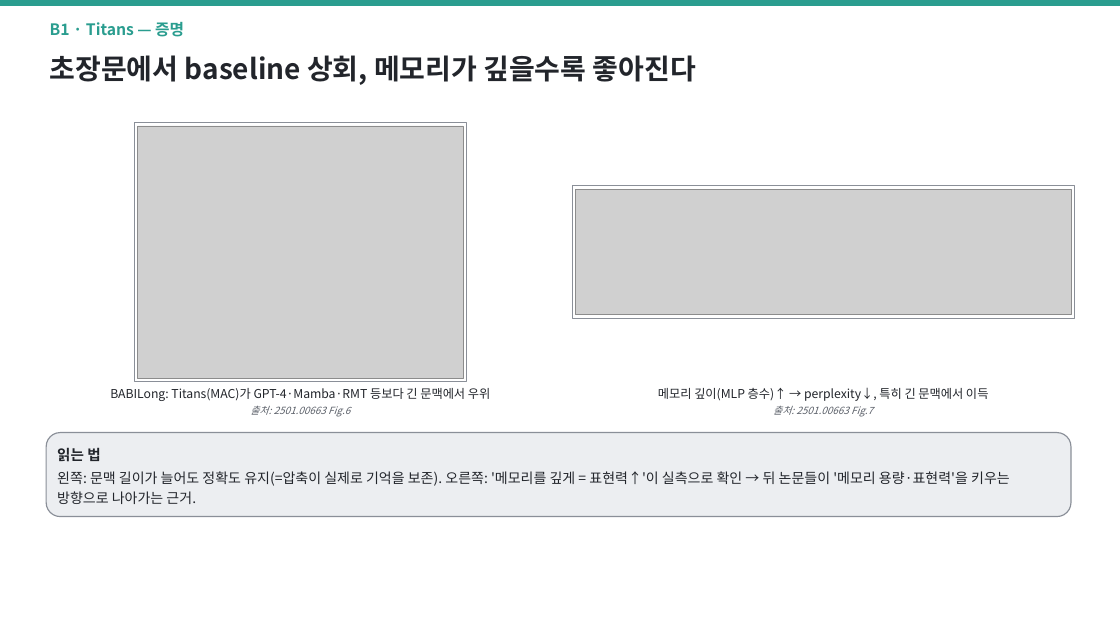
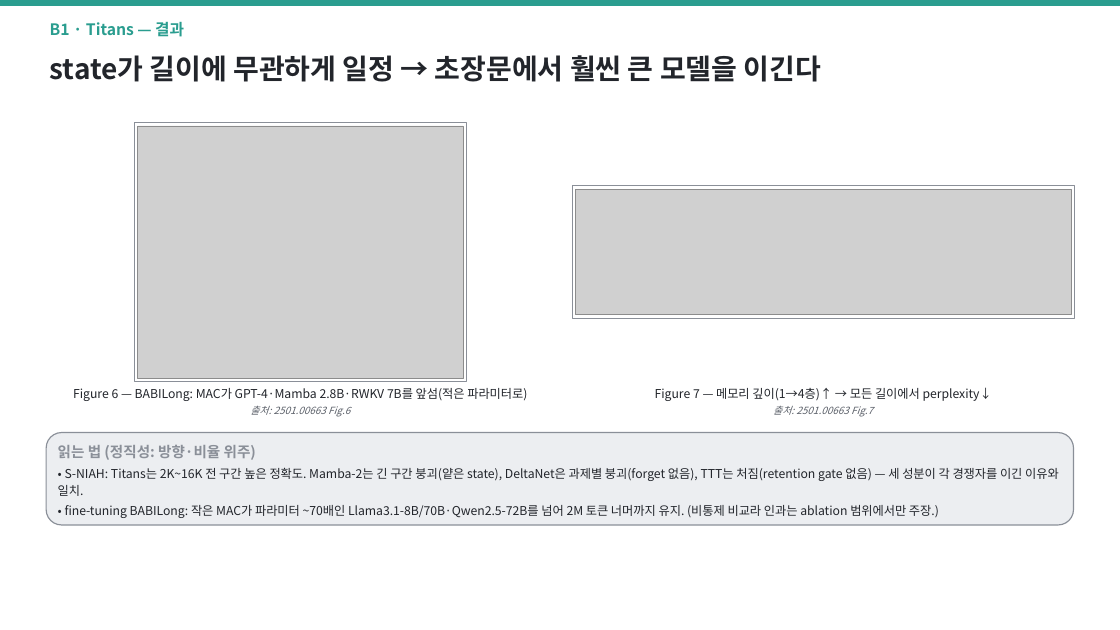
Before and after one commit to jimmylegendary/neural-memory-study, a slide deck: slide 29 of seminar/TTT-seminar.pptx (slide 25 before the commit). Drawn at 1120x630 pixels with LibreOffice and Linux fonts; fonts in the diff are those of the drawing; grey boxes stand for pictures. Boxes give left, top, right and bottom in pixels: in the first picture for what was removed or moved away, otherwise in the second. Text is boxed around its words. In the diff, an @@ line names an element or a change of style, - is before the commit and + after.

```diff
--- a/seminar/TTT-seminar.pptx
+++ b/seminar/TTT-seminar.pptx
@@ text at (x1=50, y1=22, x2=184, y2=37): text changed @@
-B1 · Titans — 증명
+B1 · Titans — 결과
@@ text at (x1=50, y1=55, x2=821, y2=82): text changed @@
-초장문에서 baseline 상회, 메모리가 깊을수록 좋아진다
+state가 길이에 무관하게 일정 → 초장문에서 훨씬 큰 모델을 이긴다
@@ text at (x1=73, y1=388, x2=527, y2=401): text changed @@
-BABILong: Titans(MAC)가 GPT-4·Mamba·RMT 등보다 긴 문맥에서 우위
+Figure 6 — BABILong: MAC가 GPT-4·Mamba 2.8B·RWKV 7B를 앞섬(적은 파라미터로)
@@ text at (x1=655, y1=387, x2=992, y2=401): text changed @@
-메모리 깊이(MLP 층수)↑ → perplexity↓, 특히 긴 문맥에서 이득
+Figure 7 — 메모리 깊이(1→4층)↑ → 모든 길이에서 perplexity↓
@@ rounded rectangle "읽는 법 (정직성: 방향·비율 위주)" resized from (x1=46, y1=433, x2=1071, y2=517) to (x1=46, y1=433, x2=1074, y2=525) @@
@@ text in rounded rectangle at (x1=58, y1=445, x2=1059, y2=518): text changed; size 12 to 10.5 pt @@
-읽는 법
-왼쪽: 문맥 길이가 늘어도 정확도 유지(=압축이 실제로 기억을 보존). 오른쪽: '메모리를 깊게 = 표현력↑'이 실측으로 확인 → 뒤 논문들이 '메모리 용량·표현력'을 키우는 방향으로 나아가는 근거.
+읽는 법 (정직성: 방향·비율 위주)
+• S-NIAH: Titans는 2K~16K 전 구간 높은 정확도. Mamba-2는 긴 구간 붕괴(얕은 state), DeltaNet은 과제별 붕괴(forget 없음), TTT는 처짐(retention gate 없음) — 세 성분이 각 경쟁자를 이긴 이유와 일치.
+• fine-tuning BABILong: 작은 MAC가 파라미터 ~70배인 Llama3.1-8B/70B·Qwen2.5-72B를 넘어 2M 토큰 너머까지 유지. (비통제 비교라 인과는 ablation 범위에서만 주장.)
```
Also in this commit, not shown: 7 slides added, 2 slides removed, 1 other file.
